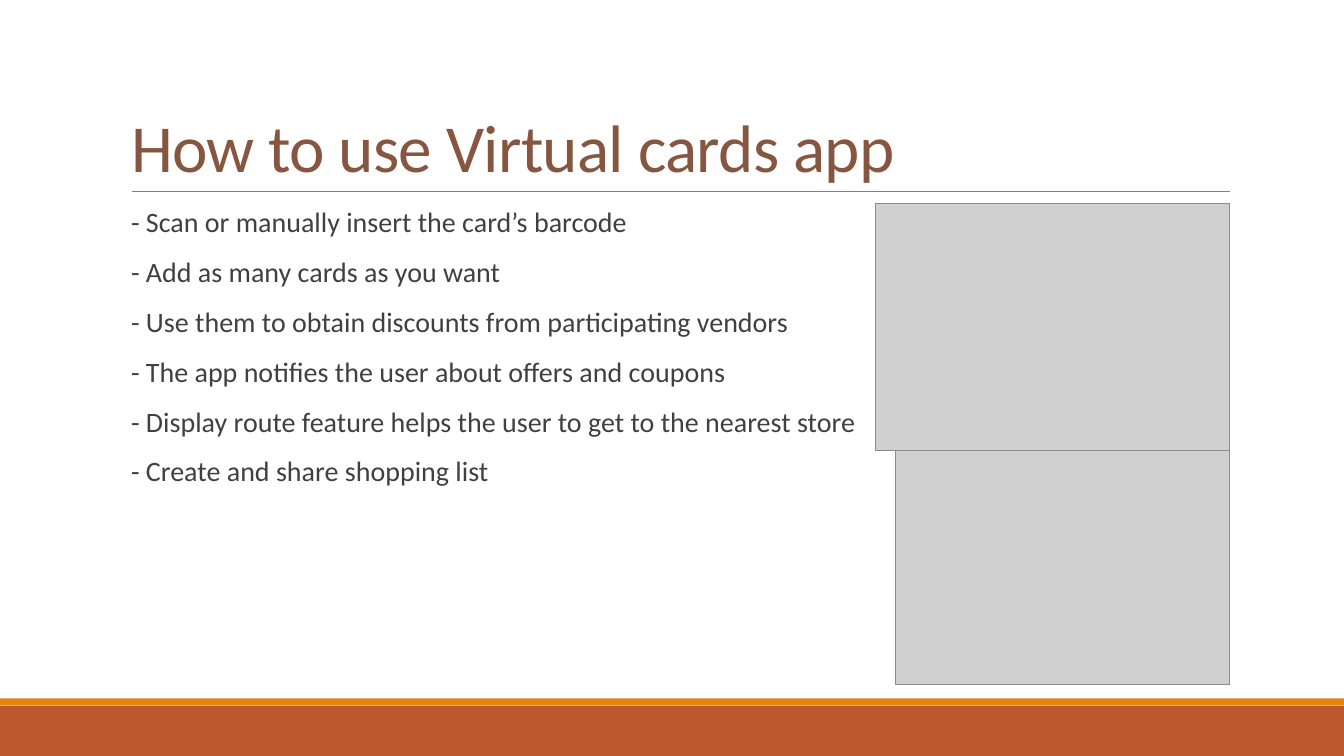
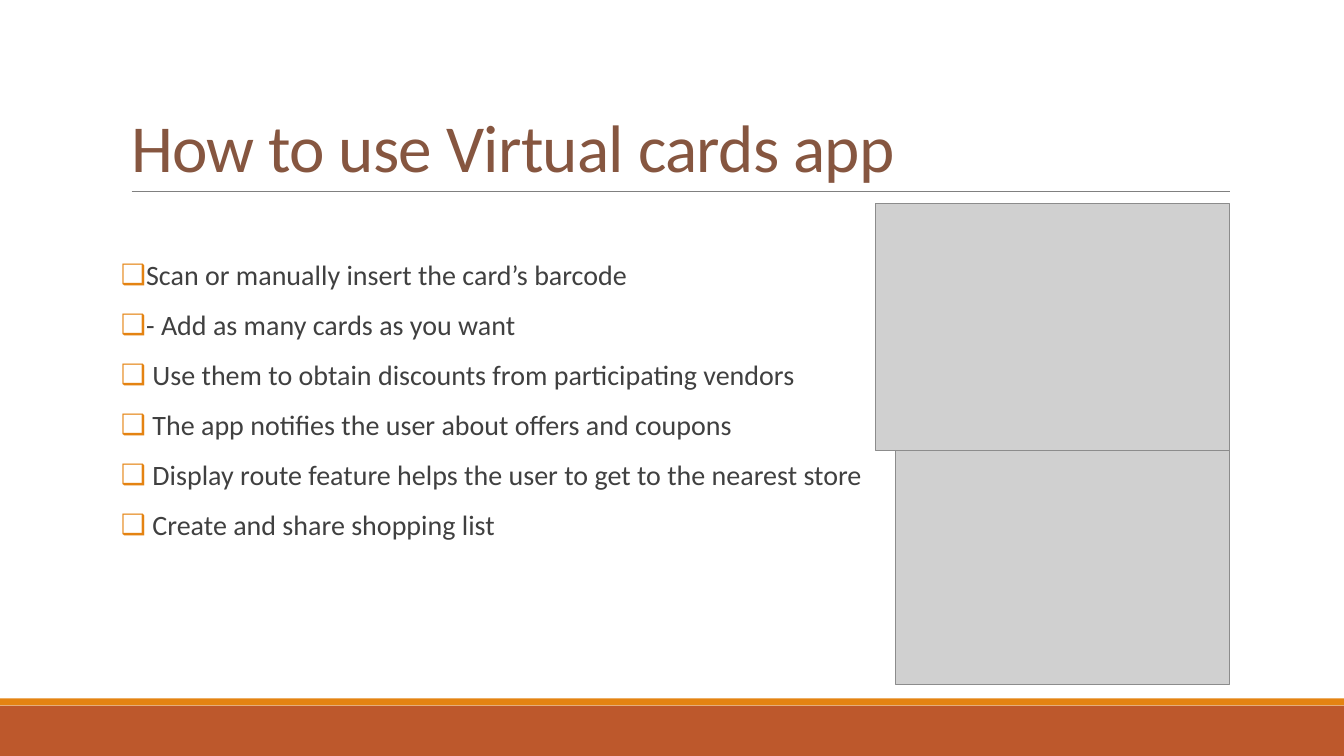
Before and after one commit to corinaradu/siit-testing, a slide deck: slide 3 of final-project/virtual-cards/virtual-cards.pptx. Drawn at 1344x756 pixels with LibreOffice and Linux fonts; fonts in the diff are those of the drawing; grey boxes stand for pictures. Boxes give left, top, right and bottom in pixels: in the first picture for what was removed or moved away, otherwise in the second. Text is boxed around its words. In the diff, an @@ line names an element or a change of style, - is before the commit and + after.

```diff
--- a/final-project/virtual-cards/virtual-cards.pptx
+++ b/final-project/virtual-cards/virtual-cards.pptx
@@ text at (146,265,627,290): text changed @@
-  - Scan or manually insert the card’s barcode
+❑ Scan or manually insert the card’s barcode
@@ text at (161,315,515,340): bullet   to ❑ @@
@@ text at (152,365,862,540): text changed @@
-  - Use them to obtain discounts from participating vendors
-  - The app notifies the user about offers and coupons
-  - Display route feature helps the user to get to the nearest store
-  - Create and share shopping list
+❑ Use them to obtain discounts from participating vendors
+❑ The app notifies the user about offers and coupons
+❑ Display route feature helps the user to get to the nearest store
+❑ Create and share shopping list
```
Also in this commit, not shown: 7 other slides changed, 1 slide removed, 6 other files.
